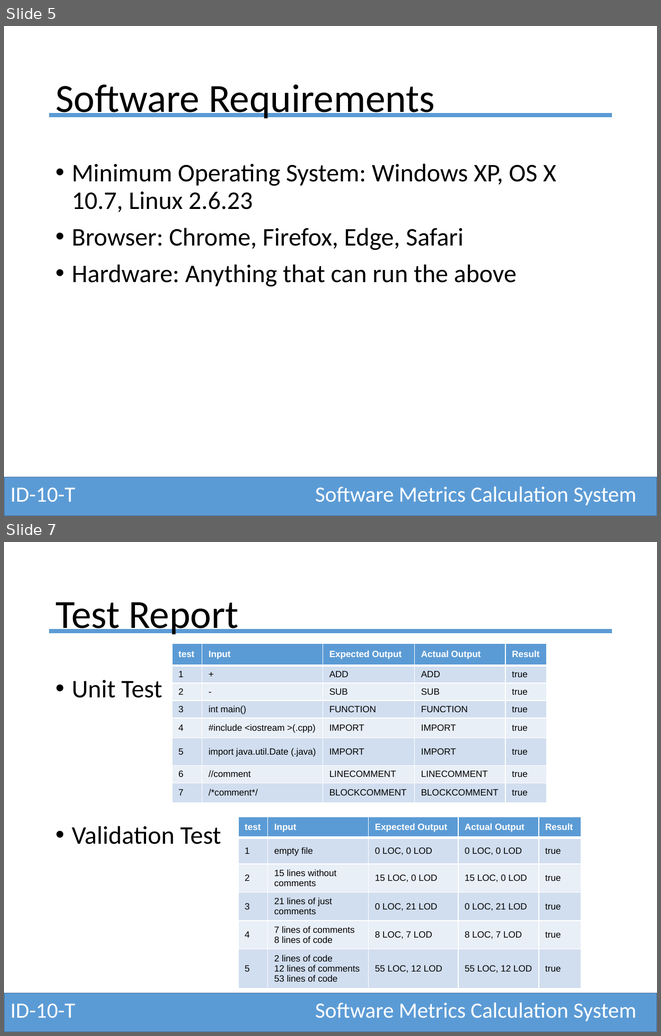
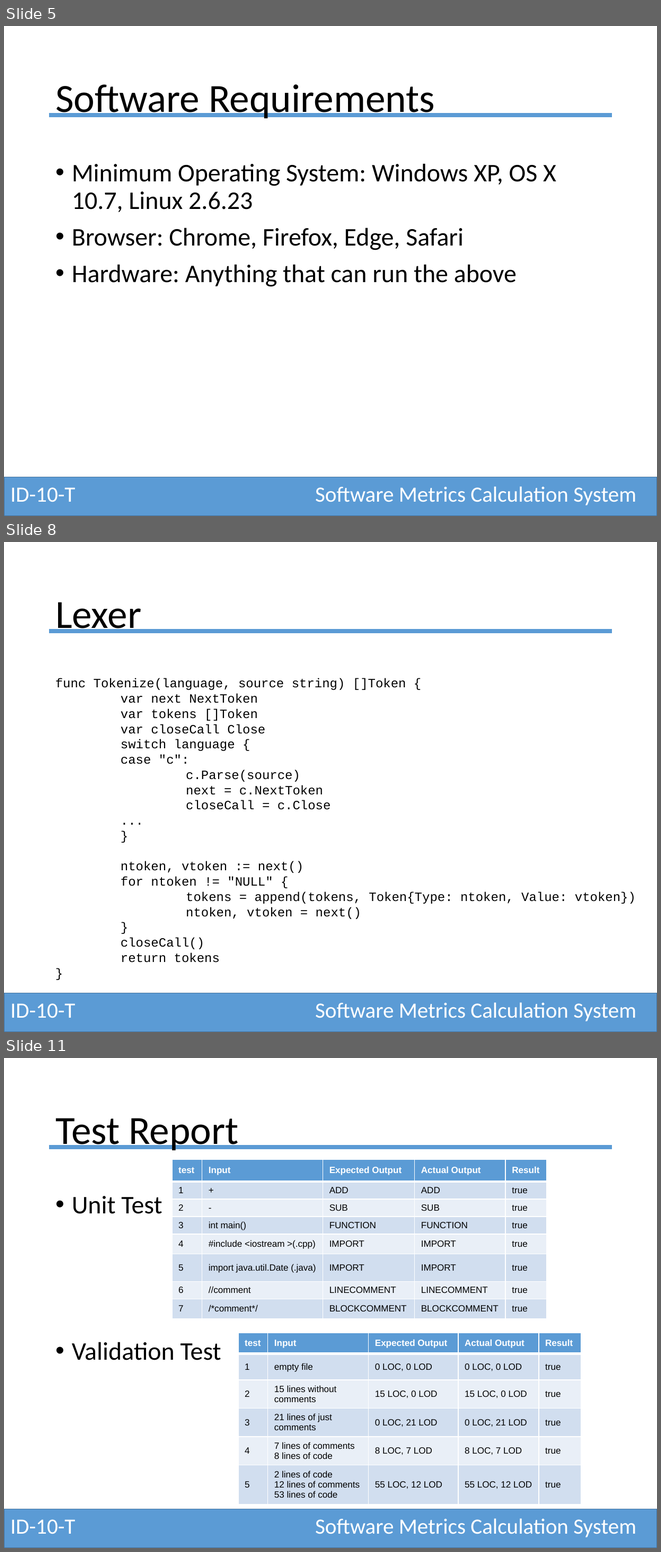
Before and after one commit to csos95/CMPS-4113-Spring-2017, a slide deck: software-engineering-final.pptx. Shown one above the other, each under a label of ours: slides 5 and 7 before the commit, slides 5, 8 and 11 after it; the slides between them are not shown. The pictures are 661x1036 and 661x1552 pixels, drawn with LibreOffice and Linux fonts; fonts in the diff are those of the drawing. Boxes give left, top, right and bottom in pixels: in the first picture for what was removed or moved away, otherwise in the second. Text is boxed around its words. In the diff, an @@ line names an element or a change of style, - is before the commit and + after.

Commit message:
Add to system design section

```diff
--- a/software-engineering-final.pptx
+++ b/software-engineering-final.pptx
@@ slide 8 added at box(4, 542, 657, 1032), background #FFFFFF; not listed: 2 template elements that a slide beside it also shows @@
@@ title added at box(55, 602, 141, 633), 44 pt, text #000000 @@
+Lexer
@@ text added at box(55, 678, 636, 962), 14 pt, text #000000 @@
+func Tokenize(language, source string) []Token {
+var next NextToken
+var tokens []Token
+var closeCall Close
+switch language {
+case "c":
+c.Parse(source)
+next = c.NextToken
+closeCall = c.Close
+...
+}
+ntoken, vtoken := next()
+for ntoken != "NULL" {
+tokens = append(tokens, Token{Type: ntoken, Value: vtoken})
+ntoken, vtoken = next()
+}
+closeCall()
+return tokens
+}
@@ text added at box(315, 1002, 636, 1021), 24 pt, text #FFFFFF @@
+Software Metrics Calculation System
@@ text added at box(10, 1003, 75, 1018), 24 pt, text #FFFFFF @@
+ID-10-T
@@ what was slide 7 is now slide 11 @@
```
Also in this commit, not shown: 1 slide changed, 3 other slides added.
